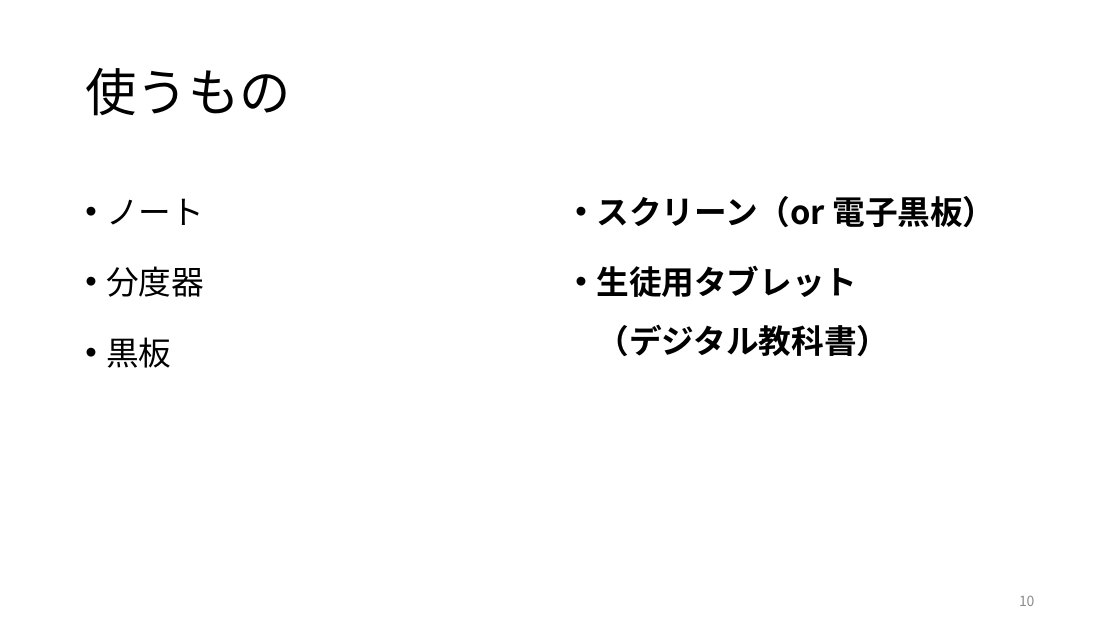
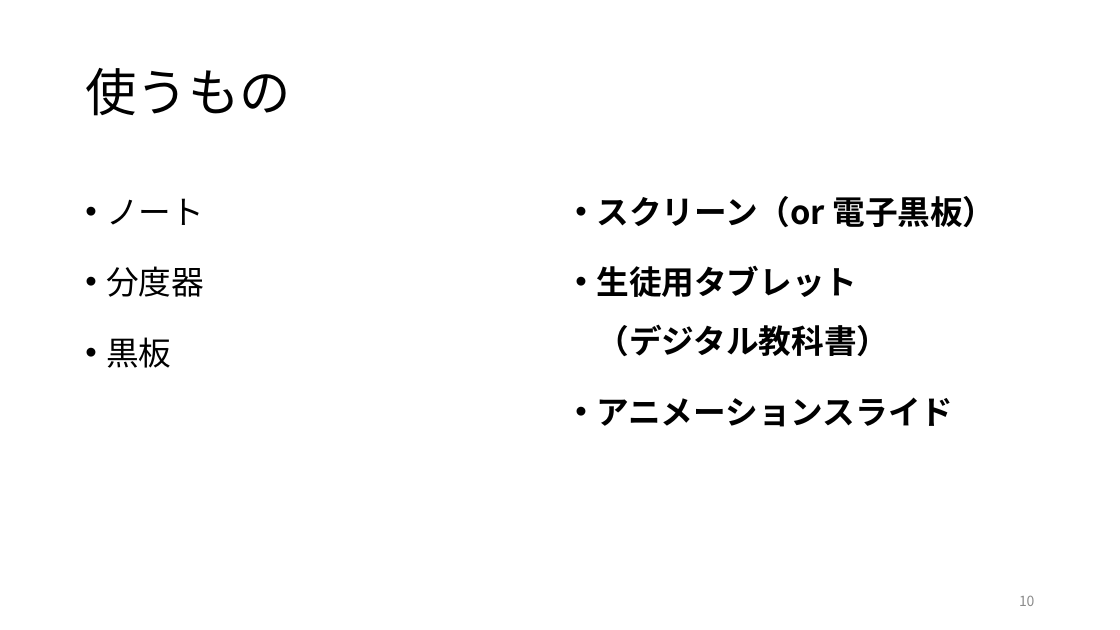
Before and after one commit to ogata222/ogata222.github.io, a slide deck: slide 10 of 円周角の定理_発表会用授業イメージ説明.pptx. Drawn at 1120x630 pixels with LibreOffice and Linux fonts; fonts in the diff are those of the drawing. Boxes give left, top, right and bottom in pixels: in the first picture for what was removed or moved away, otherwise in the second. Text is boxed around its words. In the diff, an @@ line names an element or a change of style, - is before the commit and + after.

```diff
--- a/円周角の定理_発表会用授業イメージ説明.pptx
+++ b/円周角の定理_発表会用授業イメージ説明.pptx
@@ text at (x1=596, y1=397, x2=953, y2=427): paragraph added @@
+• アニメーションスライド
```
